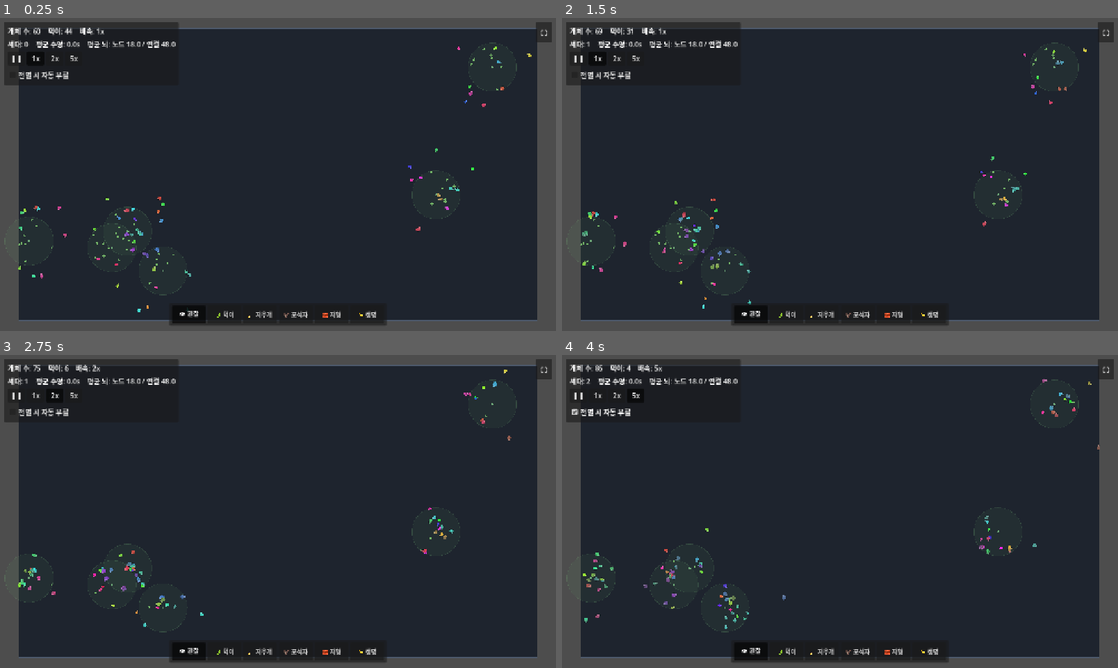
Above: before the commit, frames 1-4 (two rows, left to right).
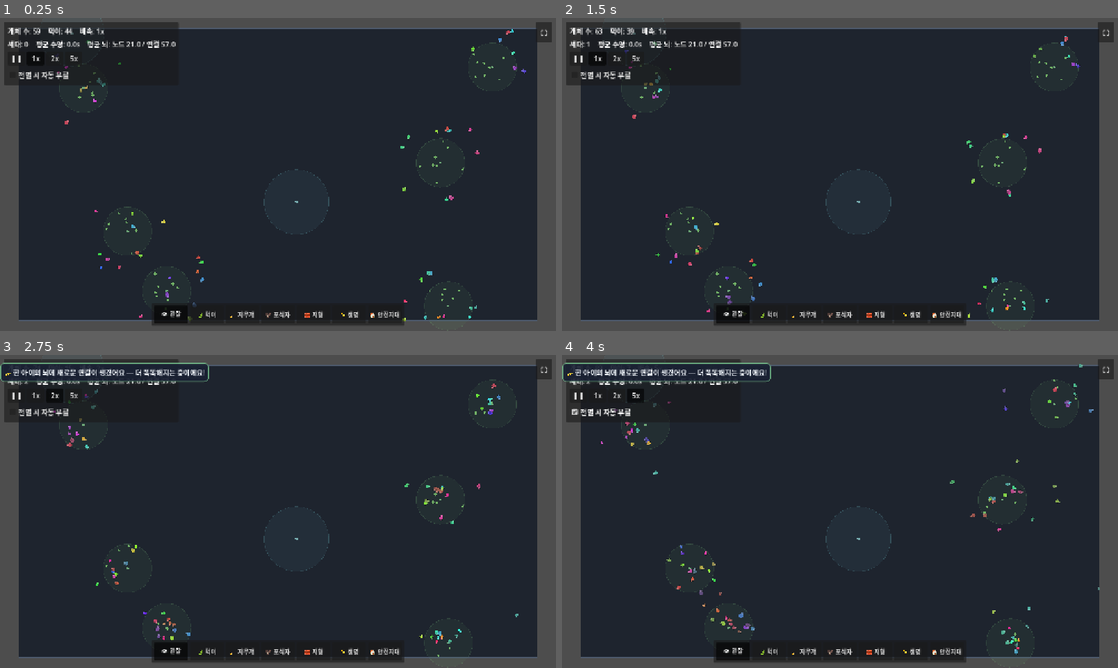
Above: after the commit, the same moments.

Repository: MoriochoRadio/mindlings
Game: Godot game, scene res://scenes/Main.tscn
Same seed, same stepped clock (60 frames per second), same inputs: the game is played once before the commit and once after it.
Inputs:
- Up to frame 1 (0.25 s): no input
- Up to frame 2 (1.5 s): click "❚❚" at 0.5 s; click "1x" at 1.25 s
- Up to frame 3 (2.75 s): click "2x" at 2 s
- Up to frame 4 (4 s): click "5x" at 2.75 s; click "전멸 시 자동 부활" at 3.5 s

The runs differ from the first frame. In frame 1, 1.9% of the frame differs, in the area x 0-96%, y 0-100%; in frame 2, 2.0%; in frame 3, 3.0%; in frame 4, 3.2%, in the area x 0-97%, y 0-100%.

Commit message:
안전지대(은신처) 슬라이스: 설계된 안전 수단 + 회피를 AI가 학습
관찰: 포식자를 풀면 도망쳐도 갈 곳이 없어 '공포'가 진화로 살아남지 못했다.
'안전해질 수단'을 주고, 그걸 쓰는 행동은 스스로 떠오르게 한다(비전의 '집' 첫 씨앗).

- 안전지대(Refuge): 새 도구(🏠, 단축키 7)로 설치하는 안전 구역. 그 안의 개체는
  포식자가 못 잡고, 들어온 포식자는 느려진다(radius·predator_slow @export). 시작 시 2개.
- 감각+행동 짝: 개체 신경망에 '가장 가까운 안전지대 방향·거리' 센서 3개 추가(14→17입력).
  창시자엔 본능 안 줌 — '안전지대로 숨기'는 세대를 거쳐 진화로 떠오른다.
- 균형: 안전지대가 회피 진화의 발판(도망쳐도 갈 곳). 포식자 속도·탐지·쿨다운,
  안전지대 효과 모두 @export로 튜닝 가능.
- 가독성: 안전지대로 도망칠 때 생각이 바뀐다("🏠 위험해, 숨자!" / "🏠 여긴 안전해, 휴…").
- 뇌 패널 입력 목록·높이 갱신(17입력 18행).

작은 수정: 시작 식물 군락이 겹쳐 형성되던 것 → 최소 간격 거부 샘플링으로 배치
(initial_source_min_dist @export). 안전지대도 동일하게 간격 배치.

범위: 설치형 안전지대 + 센서 + 균형까지. 개체가 직접 집 짓기는 다음 단계.
검증: Godot 4.6.3 헤드리스 200프레임 구동 — 파싱·런타임 에러 0.

Co-Authored-By: Claude Opus 4.8 (1M context) <noreply@anthropic.com>

Diff:
--- /dev/null
+++ b/scenes/Refuge.tscn
@@ -0,0 +1,6 @@
+[gd_scene format=3 uid="uid://crefugemindlings"]
+
+[ext_resource type="Script" path="res://scripts/refuge.gd" id="1_refuge"]
+
+[node name="Refuge" type="Node2D"]
+script = ExtResource("1_refuge")
--- a/scenes/World.tscn
+++ b/scenes/World.tscn
@@ -6,6 +6,7 @@
 [ext_resource type="Script" path="res://scripts/GodTools.gd" id="4_godtools"]
 [ext_resource type="PackedScene" path="res://scenes/Predator.tscn" id="5_predator"]
 [ext_resource type="PackedScene" path="res://scenes/FoodSource.tscn" id="6_foodsrc"]
+[ext_resource type="PackedScene" path="res://scenes/Refuge.tscn" id="7_refuge"]
 
 [node name="World" type="Node2D"]
 position = Vector2(40, 40)
@@ -14,8 +15,11 @@
 food_scene = ExtResource("3_food")
 predator_scene = ExtResource("5_predator")
 food_source_scene = ExtResource("6_foodsrc")
+refuge_scene = ExtResource("7_refuge")
 
 [node name="FoodSources" type="Node2D" parent="."]
+
+[node name="Refuges" type="Node2D" parent="."]
 
 [node name="Creatures" type="Node2D" parent="."]
 
--- a/scripts/BrainPanel.gd
+++ b/scripts/BrainPanel.gd
@@ -5,8 +5,8 @@
 ## 본격 실시간 그래프 시각화는 M5에서 확장한다.
 
 const NODE_R: float = 9.0
-# 높이는 입력 노드 수에 맞춰 잡는다(입력 14 + 편향 = 15행). 위쪽엔 이름·생각·상태·형질 영역.
-const PANEL_SIZE: Vector2 = Vector2(344, 420)
+# 높이는 입력 노드 수에 맞춰 잡는다(입력 17 + 편향 = 18행). 위쪽엔 이름·생각·상태·형질 영역.
+const PANEL_SIZE: Vector2 = Vector2(344, 470)
 const NODES_TOP: float = 122.0  # 노드 그래프 시작 y(위쪽은 이름+생각 한 줄+상태+형질 영역)
 
 var _creature: Creature = null
--- a/scripts/Creature.gd
+++ b/scripts/Creature.gd
@@ -7,7 +7,8 @@
 ## 뇌 시각화 라벨(센서/출력 순서는 brain_builder.gd 인덱스 및 _sense()와 일치).
 const INPUT_LABELS: Array[String] = [
 	"먹이→x", "먹이→y", "먹이근접", "에너지", "동족→x", "동족→y", "밀도", "나이",
-	"위험→x", "위험→y", "위험근접", "벽-좌", "벽-앞", "벽-우"]
+	"위험→x", "위험→y", "위험근접", "벽-좌", "벽-앞", "벽-우",
+	"안전→x", "안전→y", "안전근접"]
 const OUTPUT_LABELS: Array[String] = ["이동x", "이동y", "먹기"]
 
 @export_group("에너지")
@@ -61,6 +62,7 @@
 var nickname: String = ""         # 자동 닉네임(애착·가독성). 비어 있으면 _ready에서 생성.
 
 var _alive: bool = true  # 포식·아사 중복 처리 방지(한 번만 죽는다)
+var _sheltered: bool = false  # 지금 안전지대 안인가(_sense에서 갱신 — 생각 한 줄용)
 var _brain: MindNet = null
 var _heading: float = 0.0
 var _want_eat: bool = true
@@ -288,10 +290,32 @@
 		wall_c = _world.whisker(position, Vector2.from_angle(_heading), whisker_length)
 		wall_r = _world.whisker(position, Vector2.from_angle(_heading + whisker_spread), whisker_length)
 
+	# 안전지대(은신처) 센서: 감각 반경 안 가장 가까운 은신처의 방향+근접도. 은신처는 소수라 직접 순회.
+	# 본능은 안 줬으니, 이 입력을 이동 출력에 연결하는 '숨기' 배선은 세대를 거쳐 스스로 진화한다.
+	var refuge_dir := Vector2.ZERO
+	var refuge_near: float = 0.0
+	_sheltered = false
+	if _world != null:
+		var nearest_ref: Node2D = null
+		var rbest: float = sense_radius * sense_radius
+		for r in _world.get_refuge_nodes():
+			var d2: float = position.distance_squared_to(r.position)
+			if d2 < rbest:
+				rbest = d2
+				nearest_ref = r
+		if nearest_ref != null:
+			var to_r: Vector2 = nearest_ref.position - position
+			var rd: float = to_r.length()
+			if rd > 0.001:
+				refuge_dir = to_r / rd
+			refuge_near = 1.0 - clampf(rd / sense_radius, 0.0, 1.0)
+		_sheltered = _world.is_sheltered(position)
+
 	return [food_dir.x, food_dir.y, food_near, energy_norm,
 		kin_dir.x, kin_dir.y, density, age_norm,
 		pred_dir.x, pred_dir.y, pred_near,
-		wall_l, wall_c, wall_r]
+		wall_l, wall_c, wall_r,
+		refuge_dir.x, refuge_dir.y, refuge_near]
 
 ## 매 틱 호출: 지금 겹쳐 있는 먹이를 먹는다(겹침을 '상태'로 보고 지속 확인).
 ## 신경망의 "먹기" 출력이 양수일 때만 실제로 먹는다(먹기 시도 매핑은 유지).
@@ -343,9 +367,16 @@
 	var density: float = _last_sense[BrainBuilder.IN_DENSITY]
 	var pred_near: float = _last_sense[BrainBuilder.IN_PRED_NEAR]
 	var wall_c: float = _last_sense[BrainBuilder.IN_WALL_C]
-
+	var refuge_near: float = _last_sense[BrainBuilder.IN_REFUGE_NEAR]
+
+	# 안전지대 안에서 위험을 느끼면 안도가 머릿속을 채운다(가독성 — 안전의 의미를 보여준다).
+	if _sheltered and pred_near > 0.15:
+		return "🏠 여긴 안전해, 휴…"
 	# 위험이 최우선: 포식자가 가까우면 공포/도망이 머릿속을 지배한다(가독성 — 기법1).
 	if pred_near > 0.55:
+		# 가까이에 안전지대가 보이면 '숨자'는 생각으로(비전의 '집' 가독성 씨앗).
+		if refuge_near > 0.2:
+			return "🏠 위험해, 숨자!"
 		return "😨 포식자다, 도망쳐!"
 	if pred_near > 0.2:
 		return "😰 저쪽에 무서운 게 있어… 조심조심"
--- a/scripts/GodTools.gd
+++ b/scripts/GodTools.gd
@@ -7,7 +7,7 @@
 ## 캐주얼 우선(LEGIBILITY_UX 2장): 큰 클릭 영역, 쿨다운·자원 없음, 누르면 즉시 반응.
 ## 손맛(FUN_DESIGN 2장 ①): 먹이가 즉시 생기고(DropEffect) 근처 개체가 그쪽으로 모여든다.
 
-enum Tool { OBSERVE, FOOD, ERASE, PREDATOR, WALL, LIFE }
+enum Tool { OBSERVE, FOOD, ERASE, PREDATOR, WALL, LIFE, REFUGE }
 
 @export_group("먹이 / 식물 군락")
 ## 드래그로 식물 군락을 심을 때 간격(px). 너무 빽빽하지 않게.
@@ -31,11 +31,16 @@
 ## 드래그로 생명을 뿌릴 때 이만큼 움직일 때마다 한 마리씩(너무 빽빽하지 않게).
 @export var life_step: float = 26.0
 
+@export_group("안전지대")
+## 드래그로 안전지대를 놓을 때 간격(px). 은신처는 크니 넉넉히 띄운다.
+@export var refuge_step: float = 90.0
+
 const _FOOD_COLOR := Color(0.55, 0.9, 0.6)
 const _ERASE_COLOR := Color(0.95, 0.55, 0.45)
 const _PRED_COLOR := Color(0.85, 0.35, 0.38)
 const _WALL_COLOR := Color(0.62, 0.58, 0.7)
 const _LIFE_COLOR := Color(1.0, 0.92, 0.62)  # 따뜻한 반짝임
+const _REFUGE_COLOR := Color(0.45, 0.82, 0.85)  # 안전한 청록빛
 
 var _tool: int = Tool.OBSERVE
 var _painting: bool = false      # 좌버튼으로 현재 도구를 칠하는 중
@@ -87,6 +92,8 @@
 			return life_step
 		Tool.FOOD:
 			return food_source_step
+		Tool.REFUGE:
+			return refuge_step
 	return paint_step
 
 func _apply(tool_id: int, pos: Vector2) -> void:
@@ -105,6 +112,8 @@
 			_paint_wall(pos)
 		Tool.LIFE:
 			_spawn_life(pos)
+		Tool.REFUGE:
+			_plant_refuge(pos)
 	_last_paint = pos
 
 ## 🍃 먹이 도구: 그 자리에 식물 군락을 심는다(드래그로 여러 개). 군락이 즉시 먹이를 채운다(손맛).
@@ -114,12 +123,13 @@
 	if _world.spawn_food_source_at(pos):
 		_spawn_effect(pos, 40.0, _FOOD_COLOR)
 
-## 지우개(보조 모드 포함): 반경 안의 먹이·식물 군락·벽을 함께 지운다.
+## 지우개(보조 모드 포함): 반경 안의 먹이·식물 군락·안전지대·벽을 함께 지운다.
 func _erase(pos: Vector2) -> void:
 	if _world == null:
 		return
 	var hit: bool = _world.remove_food_near(pos, erase_radius) > 0
 	hit = _world.remove_food_sources_near(pos, erase_radius) > 0 or hit
+	hit = _world.remove_refuges_near(pos, erase_radius) > 0 or hit
 	hit = _world.erase_wall(pos, erase_radius) or hit
 	if hit:
 		_spawn_effect(pos, erase_radius, _ERASE_COLOR)
@@ -145,6 +155,13 @@
 	if _world.spawn_creature_at(pos):
 		_spawn_effect(pos, 24.0, _LIFE_COLOR)
 
+## 🏠 안전지대 도구: 그 자리에 은신처를 놓는다(드래그로 여러 개). 등장은 청록 고리로 은은하게.
+func _plant_refuge(pos: Vector2) -> void:
+	if _world == null:
+		return
+	if _world.spawn_refuge_at(pos):
+		_spawn_effect(pos, 44.0, _REFUGE_COLOR)
+
 func _spawn_effect(pos: Vector2, radius: float, color: Color) -> void:
 	var fx := DropEffect.new()
 	fx.position = pos
--- a/scripts/Predator.gd
+++ b/scripts/Predator.gd
@@ -66,8 +66,10 @@
 	if prey != null:
 		var to_prey: Vector2 = prey.position - position
 		var dist: float = to_prey.length()
-		# 사냥: 닿을 거리 + 쿨다운 준비 + 아직 안 잡힌 먹잇감.
-		if dist <= catch_radius and _cooldown <= 0.0 and prey.try_catch():
+		# 사냥: 닿을 거리 + 쿨다운 준비 + 안전지대 밖 + 아직 안 잡힌 먹잇감.
+		# is_sheltered를 try_catch보다 먼저 단락 평가 — 안전지대 안 먹잇감을 '죽은 것으로 표시'하지 않게.
+		if dist <= catch_radius and _cooldown <= 0.0 \
+				and not (_world != null and _world.is_sheltered(prey.position)) and prey.try_catch():
 			energy = minf(energy + energy_per_kill, max_energy)
 			_cooldown = hunt_cooldown
 			if _world != null:
@@ -81,7 +83,11 @@
 	if moving.length() > 0.01:
 		# 부드러운 선회(각도 보간). 급선회하는 먹잇감은 turn_rate가 낮을수록 놓친다.
 		_heading = lerp_angle(_heading, moving.angle(), clampf(turn_rate * delta, 0.0, 1.0))
-		var step: Vector2 = Vector2.from_angle(_heading) * move_speed * delta
+		# 안전지대 안에선 느려진다(predator_slow) — 숨은 먹잇감을 끝까지 쫓기 어렵게(균형).
+		var spd: float = move_speed
+		if _world != null:
+			spd *= _world.predator_speed_factor(position)
+		var step: Vector2 = Vector2.from_angle(_heading) * spd * delta
 		if _world != null:
 			step = _world.slide_at_bounds(position, step)  # 경계에 박히지 말고 미끄러지게
 		if step.length() > 0.001:
--- a/scripts/Toolbar.gd
+++ b/scripts/Toolbar.gd
@@ -13,6 +13,7 @@
 	{"id": GodTools.Tool.PREDATOR, "label": "🦅 포식자", "key": KEY_4, "hint": "4"},
 	{"id": GodTools.Tool.WALL, "label": "🧱 지형", "key": KEY_5, "hint": "5"},
 	{"id": GodTools.Tool.LIFE, "label": "✨ 생명", "key": KEY_6, "hint": "6"},
+	{"id": GodTools.Tool.REFUGE, "label": "🏠 안전지대", "key": KEY_7, "hint": "7"},
 ]
 
 var _buttons: Array[Button] = []
--- a/scripts/World.gd
+++ b/scripts/World.gd
@@ -31,6 +31,17 @@
 @export var initial_food_sources: int = 6
 ## 플레이어가 심을 수 있는 군락 절대 상한(성능 보호).
 @export var max_food_sources: int = 40
+## 시작 군락 사이 최소 간격(px). 초기 군락이 겹쳐 형성되는 것을 막는다(거부 샘플링).
+@export var initial_source_min_dist: float = 260.0
+
+@export_group("안전지대(은신처)")
+@export var refuge_scene: PackedScene
+## 시작 시 놓는 안전지대 수(한두 개면 회피 진화의 발판이 된다). 0이면 플레이어가 직접 놓는다.
+@export var initial_refuges: int = 2
+## 플레이어가 놓을 수 있는 안전지대 절대 상한(성능 보호).
+@export var max_refuges: int = 20
+## 시작 안전지대 사이 최소 간격(px) — 초기 배치 겹침 방지.
+@export var refuge_min_dist: float = 340.0
 
 @export_group("번식/진화")
 ## 이 에너지를 넘으면 번식한다(높을수록 번식 어려움 → 인구↓).
@@ -87,6 +98,7 @@
 @onready var _creatures: Node2D = $Creatures
 @onready var _food: Node2D = $Food
 @onready var _food_sources: Node2D = $FoodSources
+@onready var _refuges: Node2D = $Refuges
 @onready var _predators: Node2D = $Predators
 
 var _bounds: Rect2 = Rect2()
@@ -156,11 +168,31 @@
 
 func _spawn_initial() -> void:
 	# 먼저 식물 군락을 심는다(각 군락은 _ready에서 주변에 먹이를 즉시 채운다).
+	# 서로 최소 간격을 둬 겹쳐 형성되는 것을 막는다(거부 샘플링).
 	for i in initial_food_sources:
-		_spawn_food_source(_random_point())
+		_spawn_food_source(_scattered_point(_food_sources, initial_source_min_dist))
+	# 안전지대를 한두 개 둔다 — 회피 진화가 자리 잡을 발판(도망쳐도 갈 곳이 있게).
+	for i in initial_refuges:
+		_spawn_refuge(_scattered_point(_refuges, refuge_min_dist))
 	# 개체는 군락 근처에서 시작 — 초반 대량 아사 방지(즉시 멸종 안 나게).
 	for i in initial_creatures:
 		_spawn_creature(_creature_start_point())
+
+## 컨테이너의 기존 자식들과 최소 간격을 두는 점을 거부 샘플링으로 찾는다(겹침 방지).
+## 빈 공간을 못 찾으면(꽉 찬 경우) 마지막 후보를 그대로 쓴다 — 무한 루프 없이 graceful.
+func _scattered_point(container: Node2D, min_dist: float) -> Vector2:
+	var min_d2: float = min_dist * min_dist
+	var p: Vector2 = _random_point()
+	for _try in 24:
+		p = _random_point()
+		var ok: bool = true
+		for s in container.get_children():
+			if p.distance_squared_to(s.position) < min_d2:
+				ok = false
+				break
+		if ok:
+			return p
+	return p
 
 ## 시작 개체 위치: 무작위 군락 근처. 군락이 없으면 완전 무작위.
 func _creature_start_point() -> Vector2:
@@ -370,6 +402,51 @@
 			s.queue_free()
 			removed += 1
 	return removed
+
+## 🏠 안전지대 도구: 그 자리에 은신처를 놓는다(드래그로 여러 개). 상한에 걸리면 false.
+func spawn_refuge_at(local_pos: Vector2) -> bool:
+	if refuge_scene == null or _refuges.get_child_count() >= max_refuges:
+		return false
+	_spawn_refuge(local_pos.clamp(_bounds.position, _bounds.end))
+	return true
+
+func _spawn_refuge(pos: Vector2) -> void:
+	if refuge_scene == null:
+		return
+	var r: Refuge = refuge_scene.instantiate()
+	r.position = pos
+	_refuges.add_child(r)
+
+## 보조 모드: 반경 안의 안전지대를 제거(지우개/우클릭). 지운 개수를 반환.
+func remove_refuges_near(local_pos: Vector2, radius: float) -> int:
+	var r2: float = radius * radius
+	var removed: int = 0
+	for r in _refuges.get_children():
+		if local_pos.distance_squared_to(r.position) <= r2:
+			r.queue_free()
+			removed += 1
+	return removed
+
+## 개체가 안전지대 센서로 가장 가까운 은신처를 훑을 때 사용(매 틱). 은신처는 소수라 직접 순회.
+func get_refuge_nodes() -> Array:
+	return _refuges.get_children()
+
+## 이 위치가 어떤 안전지대 안인가 — 포식 차단·생각 한 줄 공용(은신처는 소수라 직접 순회).
+func is_sheltered(p: Vector2) -> bool:
+	for r in _refuges.get_children():
+		if (r as Refuge).contains(p):
+			return true
+	return false
+
+## 포식자가 이 위치에서 받는 속도 배율(안전지대 안이면 느려진다). 밖이면 1.0.
+## 여러 은신처가 겹치면 가장 강한 감속을 적용한다.
+func predator_speed_factor(p: Vector2) -> float:
+	var f: float = 1.0
+	for r in _refuges.get_children():
+		var rf: Refuge = r as Refuge
+		if rf.contains(p):
+			f = minf(f, 1.0 - rf.predator_slow)
+	return f
 
 ## 신의 도구가 그 자리에 새 창시자(gen 0)를 만든다(M4-4 생명 생성). 전멸에서도 부활 가능.
 ## 두뇌 = BrainBuilder.build(founder_bias): 새 뇌 + 약한 사전 편향(현재 14입력 레이아웃).
--- a/scripts/brain_builder.gd
+++ b/scripts/brain_builder.gd
@@ -8,7 +8,7 @@
 ## 창시자에게만 약한 본능(bias_strength)을 줘 콜드스타트 멸종을 막는다.
 ## bias_strength=0 이면 창시자도 완전 무작위 — 순수 진화를 보고 싶을 때.
 
-const SENSOR_COUNT: int = 14
+const SENSOR_COUNT: int = 17
 const OUTPUT_COUNT: int = 3
 
 # 센서(입력) 인덱스 — Creature.INPUT_LABELS / _sense() 순서와 일치해야 한다.
@@ -32,6 +32,12 @@
 const IN_WALL_L: int = 11
 const IN_WALL_C: int = 12
 const IN_WALL_R: int = 13
+# 안전지대(은신처) 센서. 가장 가까운 안전지대의 방향(단위벡터)+근접도.
+# 출력은 새로 안 만든다 — 기존 이동 출력으로 '숨기'가 진화한다(GAME_DESIGN 4장: 감각+행동 짝).
+# 창시자에 숨기 본능은 주지 않는다 → 세대를 거쳐 '안전지대로 도망치기'가 스스로 떠오른다.
+const IN_REFUGE_X: int = 14
+const IN_REFUGE_Y: int = 15
+const IN_REFUGE_NEAR: int = 16
 
 # 출력 인덱스 — Creature.OUTPUT_LABELS 순서와 일치해야 한다.
 const OUT_MOVE_X: int = 0
--- /dev/null
+++ b/scripts/refuge.gd
@@ -0,0 +1,25 @@
+extends Node2D
+class_name Refuge
+## 안전지대(은신처) — DEPTH_ROADMAP '능동적 생존' / 비전의 '집(안전한 장소)' 첫 씨앗.
+## 이 반경 안의 개체는 포식자가 잡지 못한다. 포식자가 안으로 들어오면 느려져(predator_slow)
+## 곧 빠져나가게 된다 — 도망친 먹잇감에게 '갈 곳'을 줘, 회피 행동이 진화로 살아남을 여지를 만든다.
+## 창시자엔 본능을 주지 않는다(brain_builder): '안전지대로 숨는' 행동은 센서+이동 출력으로 스스로 떠올라야 한다.
+## 범위: 이번엔 '설치형 안전지대'까지. 개체가 스스로 집을 짓는 건 다음 단계.
+
+@export var radius: float = 120.0   # 보호 반경(은신처 크기)
+## 포식자가 안에서 느려지는 비율(0=영향 없음, 1=완전 정지). 잡기 자체는 항상 차단된다.
+@export_range(0.0, 1.0) var predator_slow: float = 0.5
+
+func _ready() -> void:
+	add_to_group("refuge")
+	queue_redraw()
+
+## 이 점이 안전지대 안인가(포식 차단·센서·포식자 감속 공용).
+func contains(p: Vector2) -> bool:
+	return position.distance_squared_to(p) <= radius * radius
+
+## 수풀/굴 느낌의 '안전한 장소' — 차분한 청록빛으로 절제해 표시(군락의 초록과 구분).
+func _draw() -> void:
+	draw_circle(Vector2.ZERO, radius, Color(0.30, 0.55, 0.62, 0.10))
+	draw_arc(Vector2.ZERO, radius, 0.0, TAU, 56, Color(0.45, 0.78, 0.82, 0.22), 1.5)
+	draw_circle(Vector2.ZERO, 5.0, Color(0.60, 0.88, 0.88, 0.7))  # 굴 입구 표식
Not shown: 1 places in scenes/FoodSource.tscn that only renumber resources
Not shown: 1 places in scenes/World.tscn that only renumber resources
Not shown, added: scripts/food_source.gd.uid
Not shown, added: scripts/refuge.gd.uid
